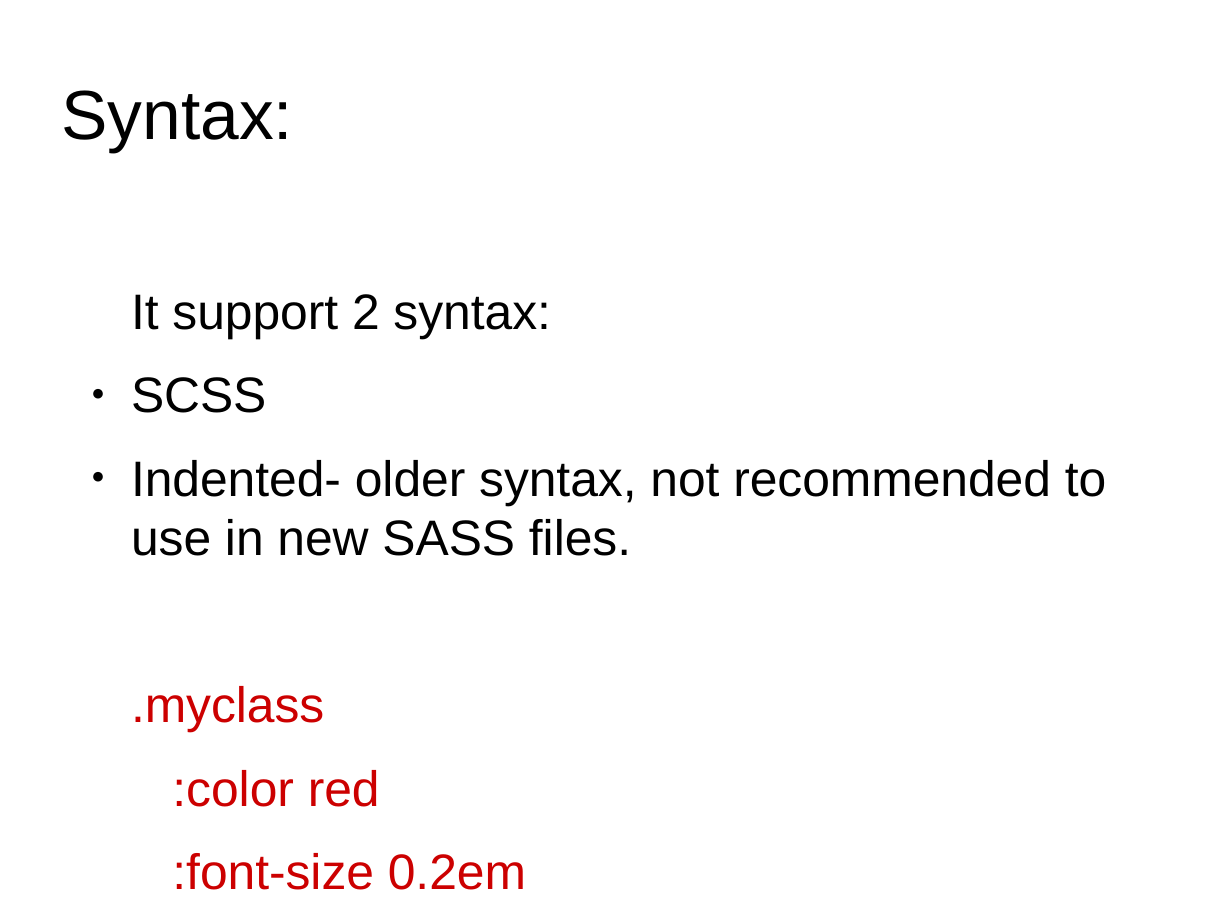
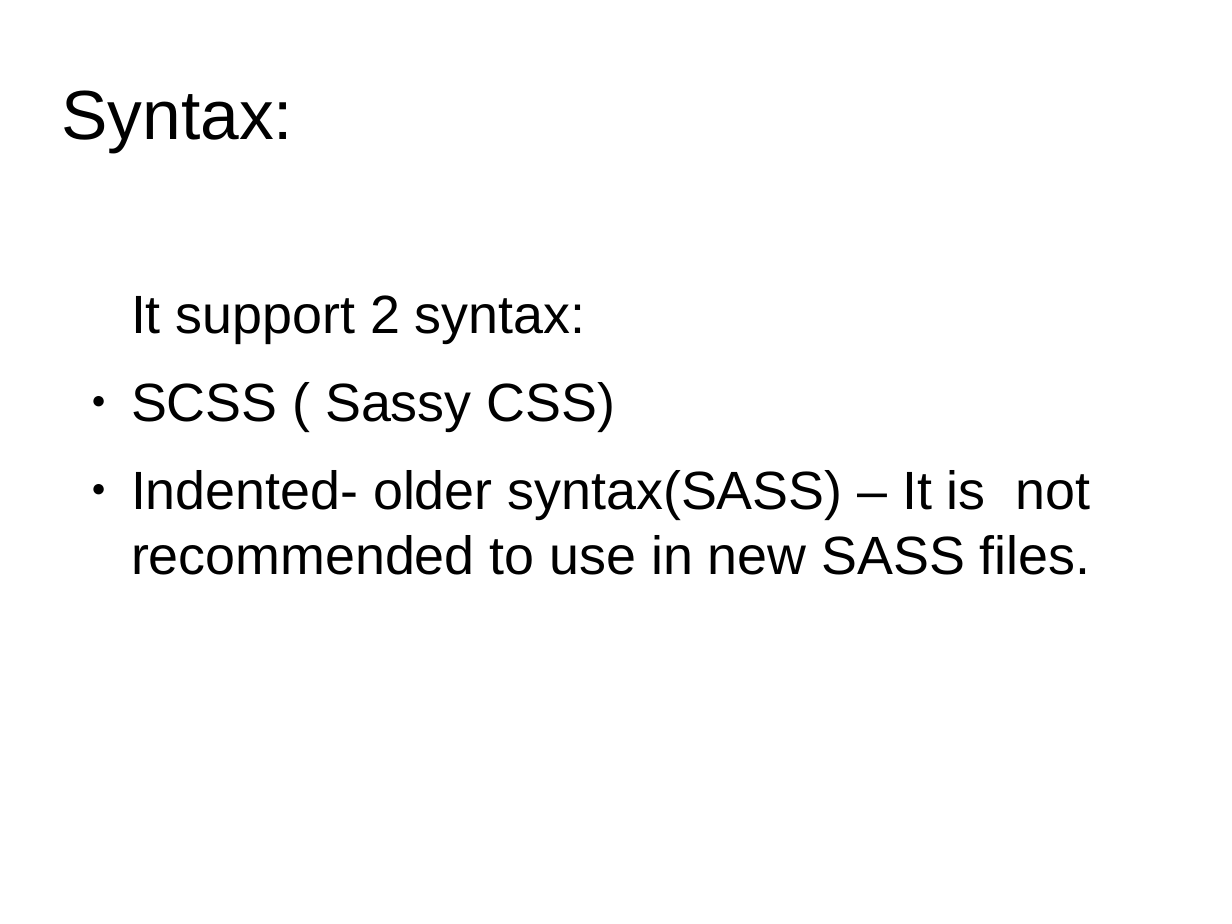
Before and after one commit to anumsh/SASS-Basics, a slide deck: slide 6 of SASS_basics.odp (slide 7 before the commit). Drawn at 1232x924 pixels with LibreOffice and Linux fonts; fonts in the diff are those of the drawing; background and template pictures are left out. Boxes give left, top, right and bottom in pixels: in the first picture for what was removed or moved away, otherwise in the second. Text is boxed around its words. In the diff, an @@ line names an element or a change of style, - is before the commit and + after.

Commit message:
feat: Sass Syntax

```diff
--- a/SASS_basics.odp
+++ b/SASS_basics.odp
@@ text at (131, 295, 585, 343): size 32.1 to 34.7 pt in "It support 2 syntax:" @@
@@ text at (131, 382, 1091, 575): text changed; size 32.1 to 34.7 pt @@
-● SCSS
-● Indented- older syntax, not recommended to use in new SASS files.
-.myclass
-:color red
-:font-size 0.2em
+● SCSS ( Sassy CSS)
+● Indented- older syntax(SASS) – It is not recommended to use in new SASS files.
```
Also in this commit, not shown: 1 slide removed.
